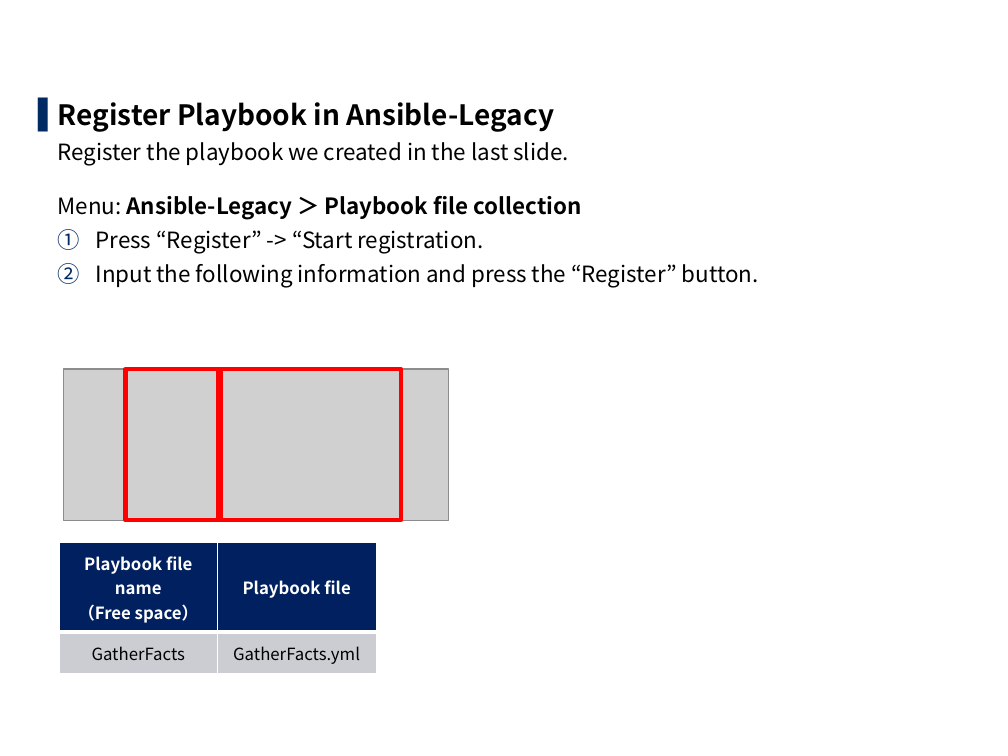
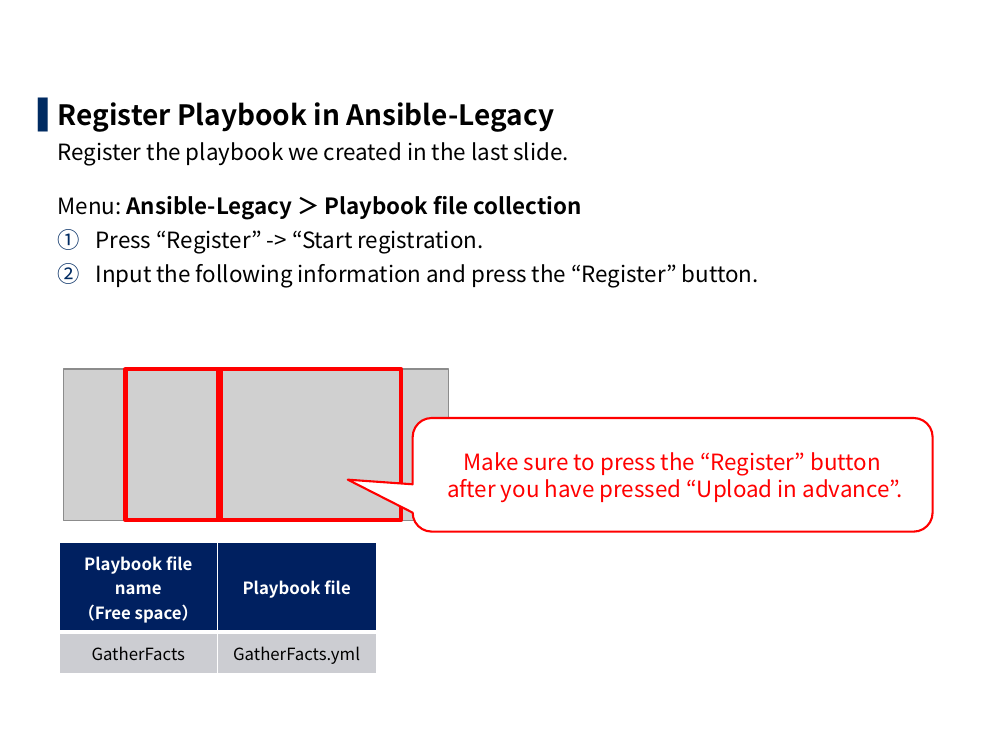
Before and after one commit to exastro-suite/it-automation-docs, a slide deck: slide 15 of asset/Learn/ITA-collect-compare_practice_en.pptx. Drawn at 1008x756 pixels with LibreOffice and Linux fonts; fonts in the diff are those of the drawing; grey boxes stand for pictures; background and template pictures are left out. Boxes give left, top, right and bottom in pixels: in the first picture for what was removed or moved away, otherwise in the second. Text is boxed around its words. In the diff, an @@ line names an element or a change of style, - is before the commit and + after.

```diff
--- a/asset/Learn/ITA-collect-compare_practice_en.pptx
+++ b/asset/Learn/ITA-collect-compare_practice_en.pptx
@@ rounded speech box added at bbox=[412, 418, 932, 532], fill #FFFFFF, outline #FF0000 1.5 pt, 16 pt, text #FF0000 @@
+Make sure to press the “Register” button
+after you have pressed “Upload in advance”.
```
Also in this commit, not shown: 5 other slides changed, 5 other files.
